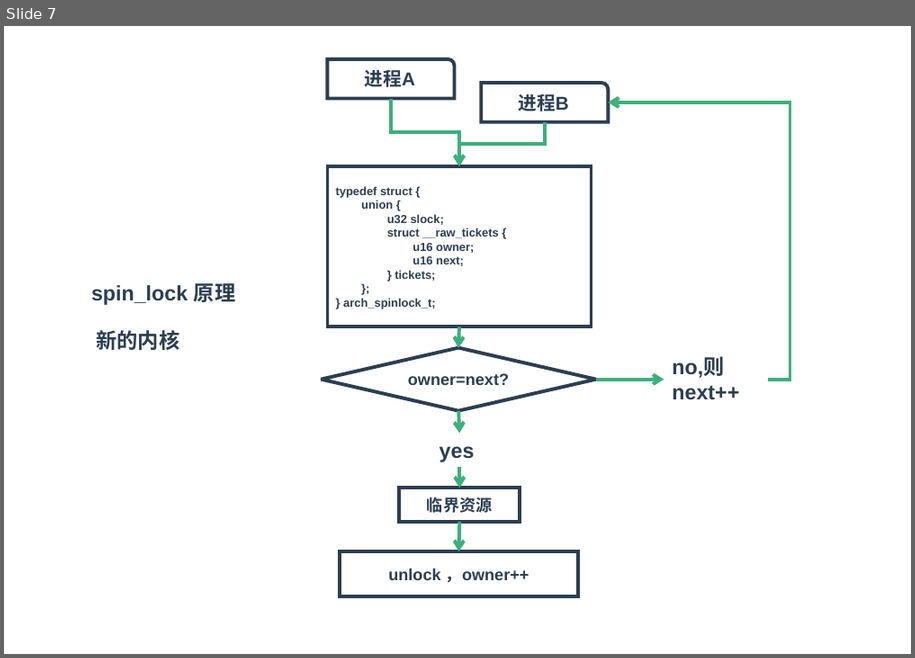
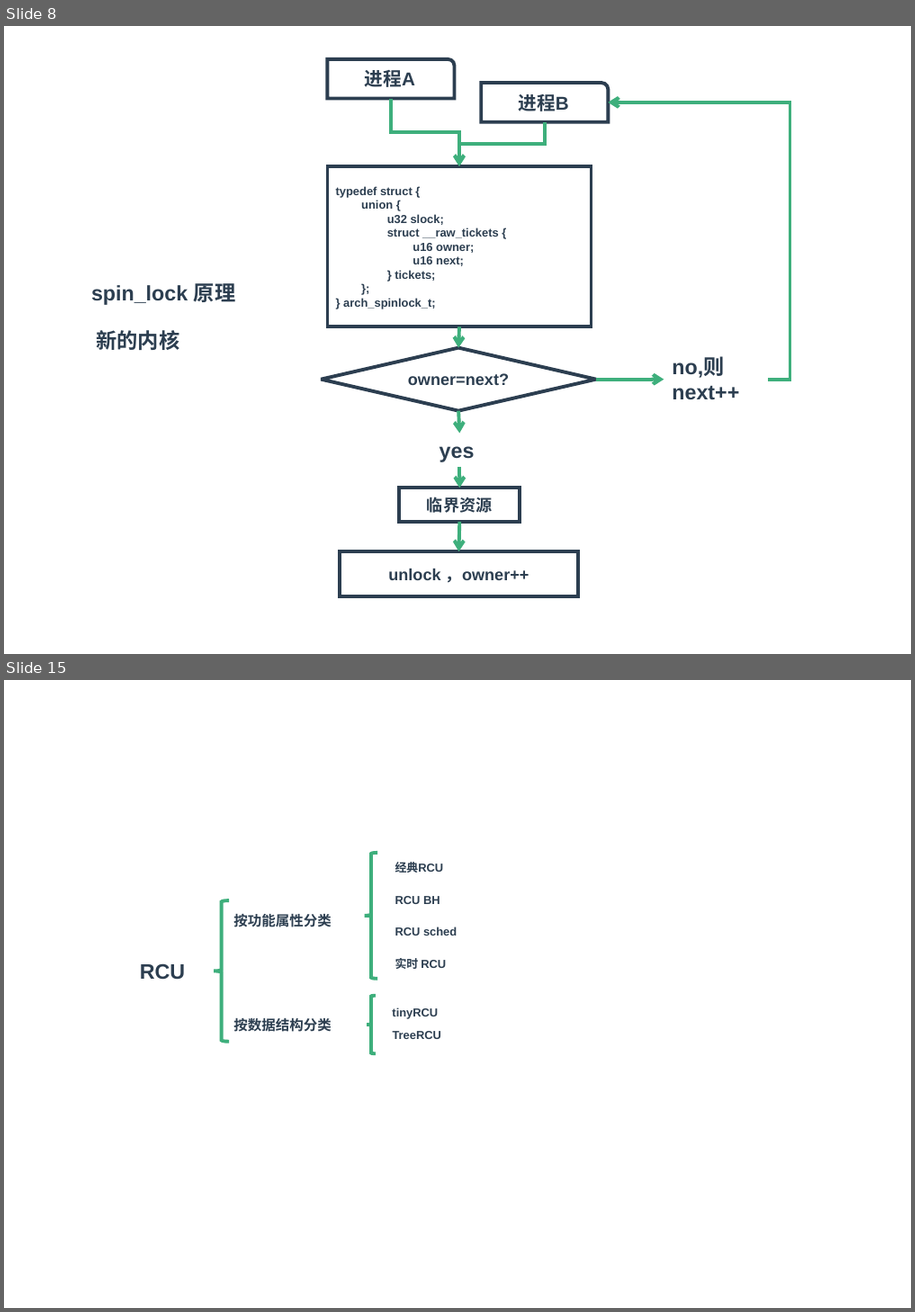
Before and after one commit to zaiqiang-dong/zaiqiang, a slide deck: picture/ppt/cands/cands.pptx. Shown one above the other, each under a label of ours: slide 7 before the commit, slides 8 and 15 after it; the slides between them are not shown. The pictures are 915x658 and 915x1312 pixels, drawn with LibreOffice and Linux fonts; fonts in the diff are those of the drawing. Boxes give left, top, right and bottom in pixels: in the first picture for what was removed or moved away, otherwise in the second. Text is boxed around its words. In the diff, an @@ line names an element or a change of style, - is before the commit and + after.

```diff
--- a/picture/ppt/cands/cands.pptx
+++ b/picture/ppt/cands/cands.pptx
@@ slide 15 added at [4, 680, 911, 1308], background #FFFFFF @@
@@ left brace added at [365, 853, 378, 978], outline #3EAF7C 3 pt @@
@@ left brace added at [215, 900, 229, 1041], outline #3EAF7C 3 pt @@
@@ text added at [234, 914, 331, 928], 12 pt, text #2C3E50, bold @@
+按功能属性分类
@@ text added at [140, 964, 185, 980], 18 pt, text #2C3E50, bold @@
+RCU
@@ group added at [396, 862, 457, 969]: 4 texts @@
+经典RCU
+RCU BH
+RCU sched
+实时 RCU
@@ left brace added at [367, 996, 375, 1054], outline #3EAF7C 3 pt @@
@@ text added at [234, 1018, 331, 1032], 12 pt, text #2C3E50, bold @@
+按数据结构分类
@@ text added at [392, 1008, 438, 1019], 10 pt, text #2C3E50, bold @@
+tinyRCU
@@ text added at [393, 1031, 441, 1039], 10 pt, text #2C3E50, bold @@
+TreeRCU
@@ what was slide 7 is now slide 8 @@
```
Also in this commit, not shown: 2 slides changed, 8 other slides added, 23 other files.
